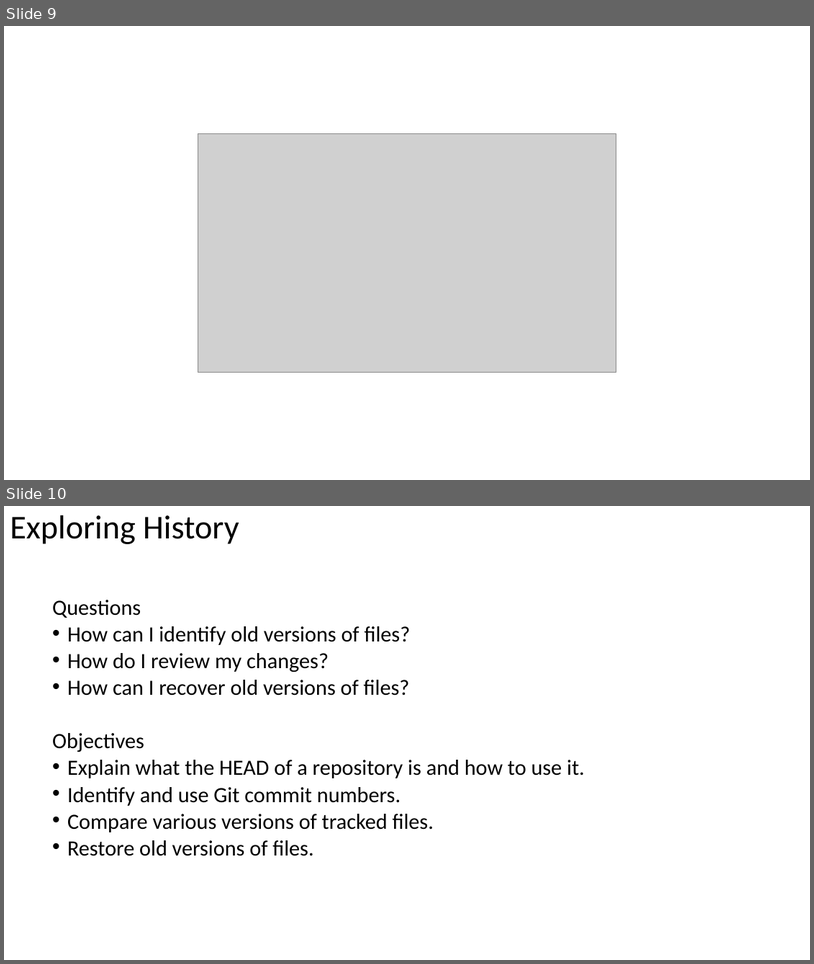
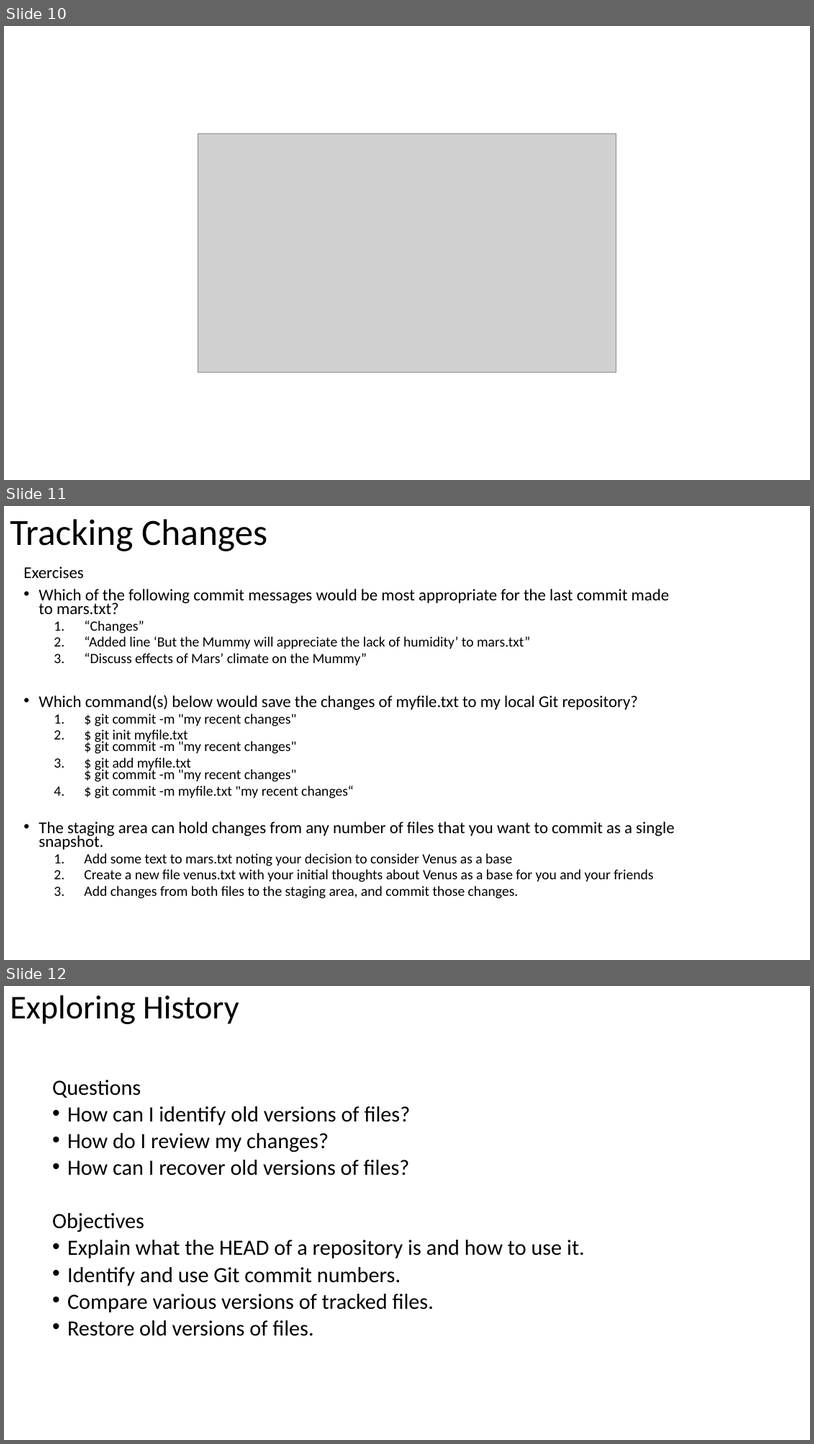
Before and after one commit to heatherciallella/SWC_Workshop_RUC_Fall17, a slide deck: Version control with Git/Version control with Git.pptx. Shown one above the other, each under a label of ours: slides 9 and 10 before the commit, slides 10, 11 and 12 after it. The pictures are 814x964 and 814x1444 pixels, drawn with LibreOffice and Linux fonts; fonts in the diff are those of the drawing; grey boxes stand for pictures. Boxes give left, top, right and bottom in pixels: in the first picture for what was removed or moved away, otherwise in the second. Text is boxed around its words. In the diff, an @@ line names an element or a change of style, - is before the commit and + after.

Commit message:
added some exercises to the ppt.

```diff
--- a/Version control with Git/Version control with Git.pptx
+++ b/Version control with Git/Version control with Git.pptx
@@ slide 11 added at [4,506,810,960], background #FFFFFF @@
@@ title added at [10,519,268,551], 44 pt, text #000000 @@
+Tracking Changes
@@ text added at [23,566,674,898], 16.8 pt, text #000000 @@
+Exercises
+• Which of the following commit messages would be most appropriate for the last commit made to mars.txt?
+  1. “Changes”
+  2. “Added line ‘But the Mummy will appreciate the lack of humidity’ to mars.txt”
+  3. “Discuss effects of Mars’ climate on the Mummy”
+• Which command(s) below would save the changes of myfile.txt to my local Git repository?
+  1. $ git commit -m "my recent changes"
+  2. $ git init myfile.txt
+     $ git commit -m "my recent changes"
+  3. $ git add myfile.txt
+     $ git commit -m "my recent changes"
+  4. $ git commit -m myfile.txt "my recent changes“
+• The staging area can hold changes from any number of files that you want to commit as a single snapshot.
+  1. Add some text to mars.txt noting your decision to consider Venus as a base
+  2. Create a new file venus.txt with your initial thoughts about Venus as a base for you and your friends
+  3. Add changes from both files to the staging area, and commit those changes.
@@ what was slide 9 is now slide 10 @@
@@ what was slide 10 is now slide 12 @@
```
Also in this commit, not shown: 3 other slides added.
